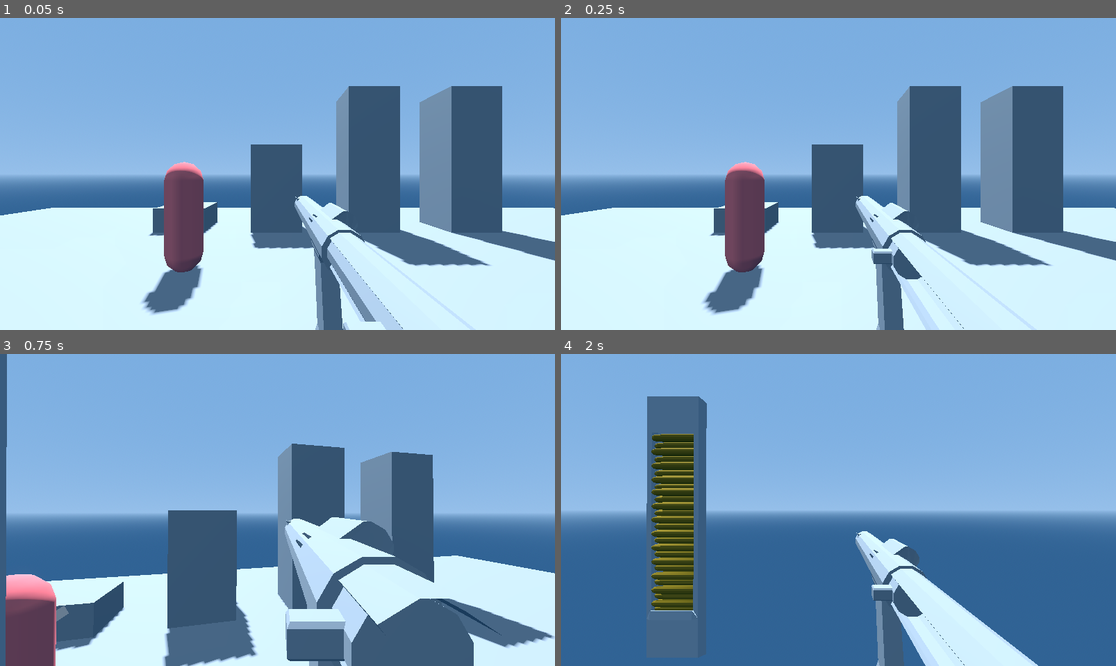
Above: before the commit, frames 1-4 (two rows, left to right).
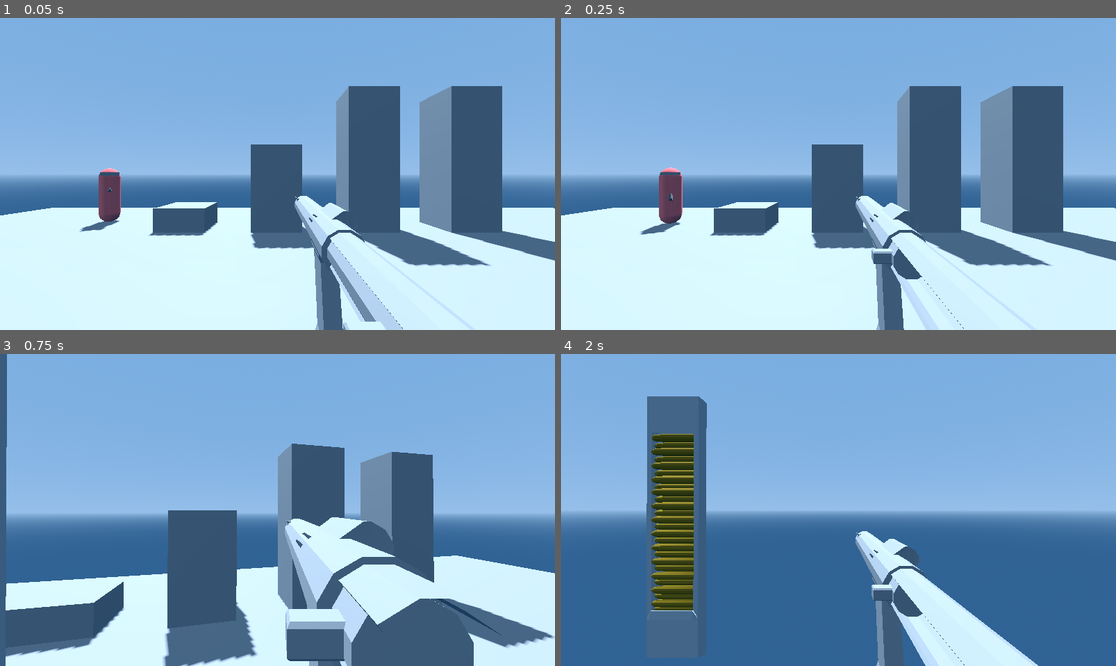
Above: after the commit, the same moments.

Repository: jashjhj/fp-shooter-game
Game: Godot game, scene res://maps/pathfinding_cover_test.tscn
Same seed, same stepped clock (60 frames per second), same inputs: the game is played once before the commit and once after it. This scene is started directly instead of the project's main scene.
Inputs (mouse positions are in pixels of both pictures, inside the frame that each line leads up to):
- Up to frame 1 (0.05 s): no input
- Up to frame 2 (0.25 s): no input
- Up to frame 3 (0.75 s): tap Enter (ui_accept) at 0.5 s; move the mouse to (305, 510) at 0.52 s; hold W (move_forward) from 0.53 s (still down); hold Right mouse button (aim_down_sights) from 0.53 s (still down)
- Up to frame 4 (2 s): keep holding W (move_forward); tap Enter (ui_accept) at 0.77, 1.52 s; move the mouse to (810, 510) at 1.27 s; release Right mouse button (aim_down_sights) at 1.28 s; tap P (free_mouse) at 1.35 s

The runs differ from the first frame. In frame 1, 4.1% of the frame differs, in the area x 14-37%, y 46-96%; in frame 2, 4.2%; in frame 3, 2.6%; in frame 4, nothing differs.

Commit message:
Ai shooting logic base

Diff:
--- a/maps/pathfinding_cover_test.tscn
+++ b/maps/pathfinding_cover_test.tscn
@@ -75,4 +75,4 @@
 size = Vector3(2.68164, 2.92674, 1)
 
 [node name="Gunner" parent="." instance=ExtResource("4_6ity8")]
-transform = Transform3D(1, 0, 0, 0, 1, 0, 0, 0, 1, -2.69065, 0, -4.67321)
+transform = Transform3D(-0.882124, 0, -0.471018, 0, 1, 0, 0.471018, 0, -0.882124, -6.77635, 0, -8.46412)
--- a/npc/enemy/gunner/Gunner.tscn
+++ b/npc/enemy/gunner/Gunner.tscn
@@ -29,6 +29,9 @@
 height = 1.8
 radial_segments = 32
 rings = 2
+
+[sub_resource type="BoxMesh" id="BoxMesh_hv40q"]
+size = Vector3(0.5, 0.1, 0.4)
 
 [sub_resource type="StandardMaterial3D" id="StandardMaterial3D_qj8e5"]
 albedo_color = Color(0.505344, 0.505344, 0.505344, 1)
@@ -70,9 +73,14 @@
 transform = Transform3D(1, 0, 0, 0, 1, 0, 0, 0, 1, 0, 0.9, 0)
 shape = SubResource("CapsuleShape3D_jbvlm")
 
-[node name="MeshInstance3D" type="MeshInstance3D" parent="."]
+[node name="Mesh" type="MeshInstance3D" parent="."]
 transform = Transform3D(1, 0, 0, 0, 1, 0, 0, 0, 1, 0, 0.9, 0)
 mesh = SubResource("CapsuleMesh_qj8e5")
+
+[node name="MeshInstance3D" type="MeshInstance3D" parent="Mesh"]
+transform = Transform3D(1, 0, 0, 0, 1, 0, 0, 0, 1, 0, 0.703402, -0.152241)
+mesh = SubResource("BoxMesh_hv40q")
+skeleton = NodePath("../..")
 
 [node name="NavigationAgent3D" type="NavigationAgent3D" parent="."]
 target_desired_distance = 0.5
--- a/npc/enemy/gunner/gunner.gd
+++ b/npc/enemy/gunner/gunner.gd
@@ -12,9 +12,9 @@
 @onready var NAV_AGENT:NavigationAgent3D = $NavigationAgent3D;
 @onready var GUN_TARGET_POS:Node3D = Node3D.new();
 @onready var GUN_POS:Node3D = $Torso/Gun_Pos;
-@onready var GUN = $Torso/Gun_Pos/Bullet_Source
+@onready var GUN:Node3D = $Torso/Gun_Pos/Bullet_Source
 
-@export var GUN_LERP_RATE:float = 8.0;
+@export var GUN_LERP_RATE:float = 4.0;
 
 func _ready() -> void:
 	assert(STATE_MACHINE != null, "No State Machine Set")
--- a/npc/enemy/gunner/states/approaching.gd
+++ b/npc/enemy/gunner/states/approaching.gd
@@ -39,7 +39,8 @@
 	var walk_vector = (OWNER.NAV_AGENT.get_next_path_position() - OWNER.global_position).normalized()
 	var look_at_dir = walk_vector;
 	look_at_dir.y = 0;
-	OWNER.look_at(OWNER.global_position + look_at_dir)
+	if(look_at_dir != Vector3.ZERO):
+		OWNER.look_at(OWNER.global_position + look_at_dir)
 	OWNER.NAV_AGENT.velocity = walk_vector * WALK_SPEED;
 
 	var distance_to_player = (OWNER.global_position - Globals.PLAYER.global_position).length()
--- a/npc/enemy/gunner/states/shooting.gd
+++ b/npc/enemy/gunner/states/shooting.gd
@@ -1,26 +1,74 @@
 class_name Gunner_State_Shooting extends Gunner_State
 
 @export var GUN_SHOOT_POS:Node3D;
+@export var SHOOT_COOLDOWN:float = 0.25;
+@export var SHOOT_ACCURACY:float = 0.1;
+@export var SHOT_CONFIDENCE:float = 8.0;
+
+var last_shot:int = Time.get_ticks_msec();
+var target_confidence:float = 0;
+var locked_on:bool = false;
 
 func enter() -> void:
 	OWNER.GUN_TARGET_POS.global_transform = GUN_SHOOT_POS.global_transform
+	var owner_vector_to_player := Globals.PLAYER.TORSO.global_position - OWNER.global_position
+	var horizontal_owner_vector_to_player := Vector3(owner_vector_to_player.x, 0, owner_vector_to_player.z)
+	OWNER.look_at(OWNER.global_position + horizontal_owner_vector_to_player);
+	OWNER.next_velocity = Vector3.ZERO;
 
-func exit() -> void:
-	pass
-
-func update(delta:float) -> void:
-	pass
 
 func physics_update(delta:float) -> void:
-	OWNER.look_at(Globals.PLAYER.global_position);
-	OWNER.next_velocity = Vector3.ZERO;
 
+	if(!staying_in_state()): return
+
+	var owner_vector_to_player:Vector3 = Globals.PLAYER.TORSO.global_position - OWNER.global_position
+	var horizontal_owner_vector_to_player := Vector3(owner_vector_to_player.x, 0, owner_vector_to_player.z)
+	var angle_between_owner_and_player:float = abs(acos(-OWNER.global_basis.z.dot(horizontal_owner_vector_to_player.normalized())))
+
+	if(angle_between_owner_and_player > 0.5):
+		OWNER.look_at(OWNER.global_position + horizontal_owner_vector_to_player);
+
+
+
+	var gun_vector_to_player = Globals.PLAYER.TORSO.global_position - OWNER.GUN.global_position
+	var angle_between_gun_and_player = abs(acos(-OWNER.GUN.global_basis.z.dot(gun_vector_to_player.normalized())))
+	OWNER.GUN_TARGET_POS.look_at(Globals.PLAYER.TORSO.global_position)
+
+	target_confidence -= angle_between_gun_and_player
+	#target_confidence = lerp(target_confidence, 1.0, min(1, 0.1*delta));
+
+	if(!locked_on and angle_between_gun_and_player < 0.1):
+		locked_on = true;
+		target_confidence = 0;
+	elif(locked_on and angle_between_gun_and_player > 0.3):
+		locked_on = false
+
+	if(locked_on):
+		target_confidence = lerp(target_confidence, 1.0, min(1, SHOT_CONFIDENCE*delta));
+
+		if(target_confidence > 0.8):
+			if(Time.get_ticks_msec() - last_shot > SHOOT_COOLDOWN*1000):
+				last_shot = Time.get_ticks_msec()
+
+				OWNER.GUN.shoot.emit()
+
+	print(target_confidence)
+
+
+
+func staying_in_state() -> bool:
 	var distance_to_player = (OWNER.global_position - Globals.PLAYER.global_position).length()
-	if(distance_to_player > OWNER.STATS.SHOOT_DISTANCE+OWNER.STATS.SHOOT_DISTANCE_TOLERANCE or distance_to_player < 2.0):
+	if(distance_to_player > OWNER.STATS.SHOOT_DISTANCE+OWNER.STATS.SHOOT_DISTANCE_TOLERANCE or distance_to_player < 2.0): # If player is too far away.
 		transition.emit("Gunner_State_Approaching")
+		return false
 
 	OWNER.RAY.target_position = OWNER.RAY.to_local(Globals.PLAYER.TORSO.global_position);
 	OWNER.RAY.force_raycast_update()
 	if(OWNER.RAY.get_collider() != Globals.PLAYER):
 		transition.emit("Gunner_State_Approaching")
-	OWNER.GUN.shoot.emit()
+		return false
+
+	return true
+
+func exit():
+	OWNER.GUN_LERP_RATE = 5.0;
Not shown: 1 places in npc/enemy/gunner/Gunner.tscn that only renumber resources
